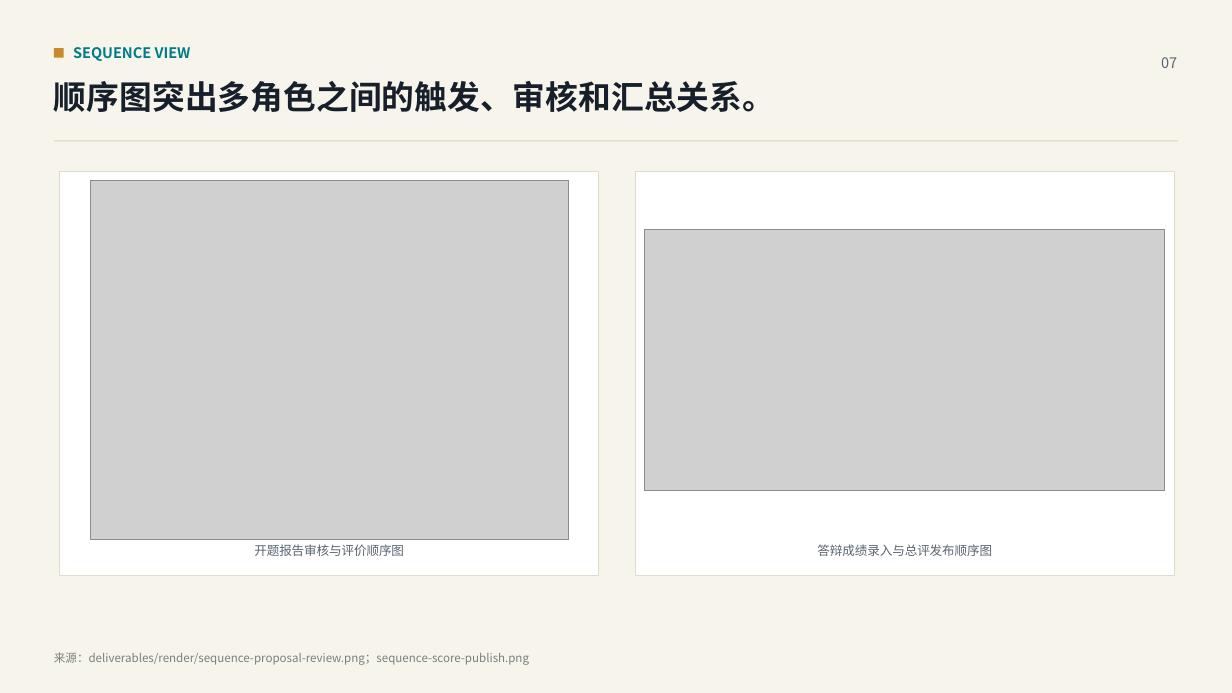
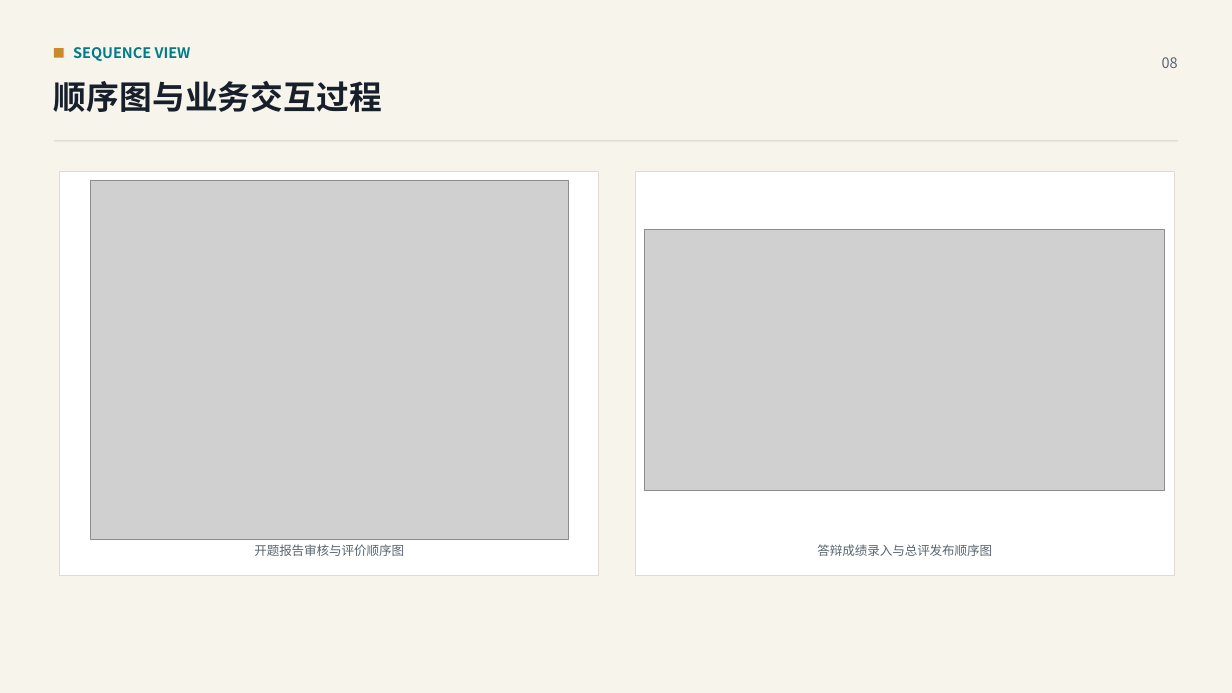
Before and after one commit to qzddmyc/uml-oom-graduation-management, a slide deck: slide 8 of 毕业设计管理系统建模汇报.pptx (slide 7 before the commit). Drawn at 1232x693 pixels with LibreOffice and Linux fonts; fonts in the diff are those of the drawing; grey boxes stand for pictures. Boxes give left, top, right and bottom in pixels: in the first picture for what was removed or moved away, otherwise in the second. Text is boxed around its words. In the diff, an @@ line names an element or a change of style, - is before the commit and + after.

```diff
--- a/毕业设计管理系统建模汇报.pptx
+++ b/毕业设计管理系统建模汇报.pptx
@@ text at box(1162, 57, 1178, 68): text changed @@
-07
+08
@@ text at box(54, 81, 382, 112): text changed @@
-顺序图突出多角色之间的触发、审核和汇总关系。
+顺序图与业务交互过程
@@ text removed at box(54, 652, 529, 665) @@
-来源：deliverables/render/sequence-proposal-review.png；sequence-score-publish.png
```
Also in this commit, not shown: 14 other slides changed, 3 slides added, 1 other file.
